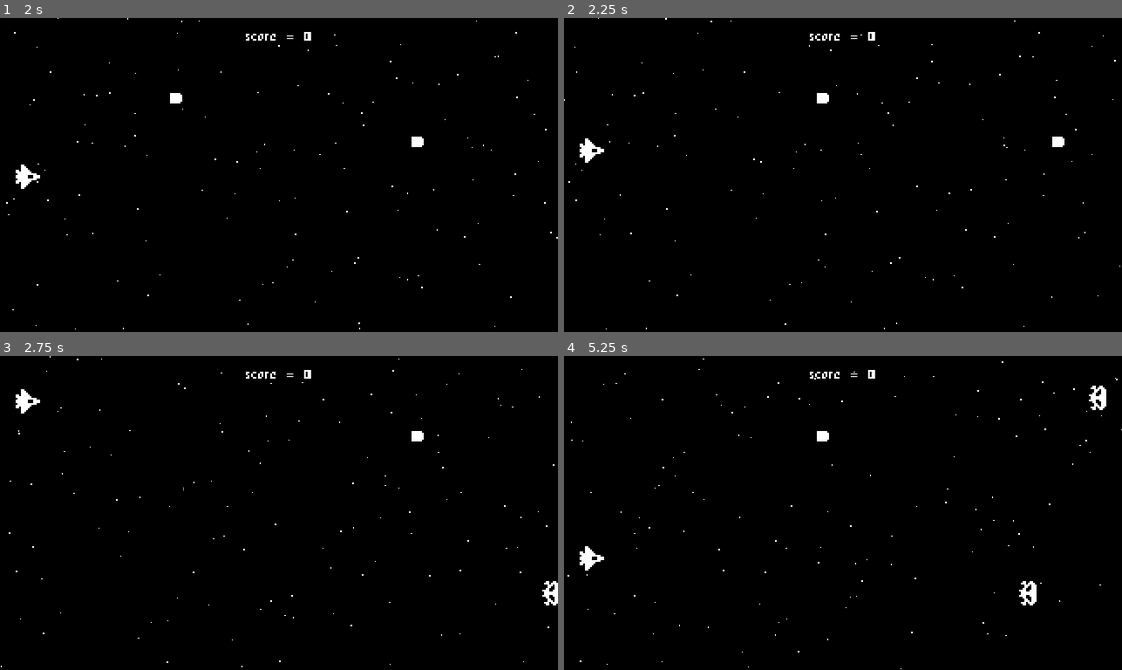
Above: before the commit, frames 1-4 (two rows, left to right).
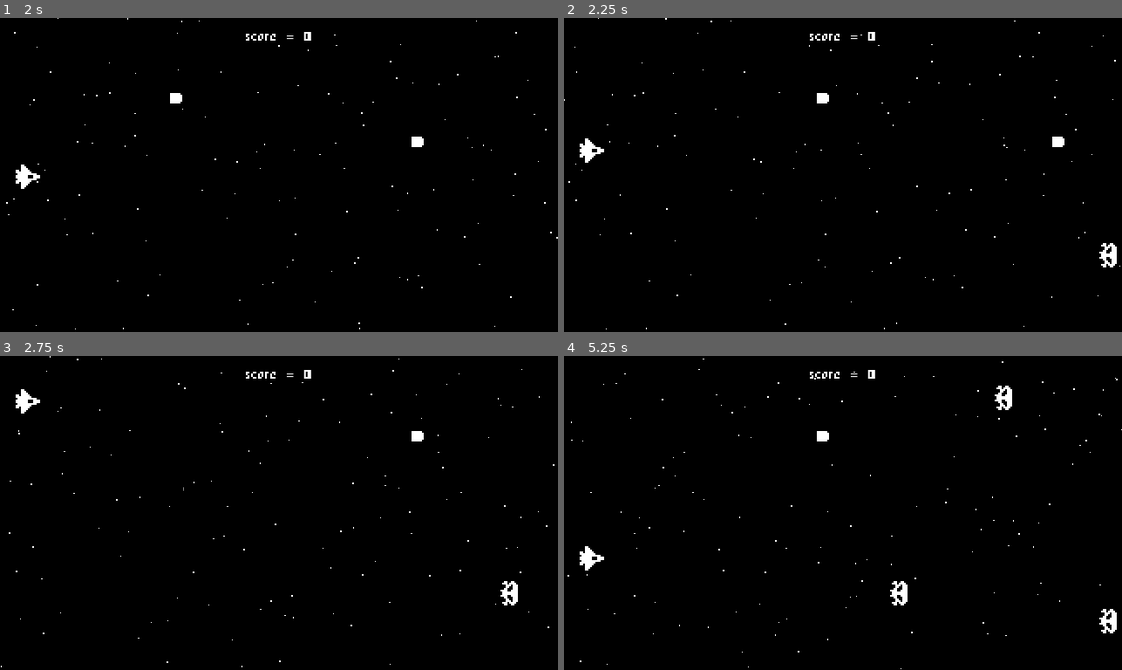
Above: after the commit, the same moments.

Repository: Panicfly/Space_Shooter
Game: Godot game, scene res://start_menu.tscn
Same seed, same stepped clock (60 frames per second), same inputs: the game is played once before the commit and once after it.
Inputs:
- Up to frame 1 (2 s): tap Space at 0.5 s; hold Up (ui_up) 0.53-1.28 s; tap Enter (ui_accept) at 0.77, 1.52 s; hold Down (ui_down) from 1.28 s (still down)
- Up to frame 2 (2.25 s): release Down (ui_down) at 2.03 s; hold Up (ui_up) from 2.03 s (still down)
- Up to frame 3 (2.75 s): keep holding Up (ui_up)
- Up to frame 4 (5.25 s): tap Enter (ui_accept) at 3.02, 3.77, 4.52 s; release Up (ui_up) at 3.53 s; hold Down (ui_down) from 3.53 s (still down)

Frame 1 is identical in both runs. In frame 2, 0.2% of the frame differs, in the area x 95-100%, y 71-80%; in frame 3, 0.3%; in frame 4, 0.8%, in the area x 17-100%, y 9-98%.

Commit message:
Add Soundtrack to menu & world scene

Diff:
--- a/enemy.tscn
+++ b/enemy.tscn
@@ -6,6 +6,8 @@
 
 [node name="Enemy" type="Area2D"]
 script = ExtResource("1_gn2h8")
+speed = 40
+armor = 4
 
 [node name="Sprite2D" type="Sprite2D" parent="."]
 texture = ExtResource("1_4a8k3")
--- a/enemy_spawner.tscn
+++ b/enemy_spawner.tscn
@@ -41,7 +41,7 @@
 position = Vector2(0, 168)
 
 [node name="Timer" type="Timer" parent="."]
-wait_time = 2.0
+wait_time = 1.5
 autostart = true
 
 [connection signal="timeout" from="Timer" to="." method="_on_timer_timeout"]
--- a/project.godot
+++ b/project.godot
@@ -12,8 +12,12 @@
 
 config/name="Space Shooter"
 run/main_scene="res://start_menu.tscn"
-config/features=PackedStringArray("4.1", "GL Compatibility")
+config/features=PackedStringArray("4.2", "GL Compatibility")
 config/icon="res://icon.svg"
+
+[autoload]
+
+Soundtrack="*res://soundtrack.tscn"
 
 [display]
 
--- /dev/null
+++ b/soundtrack.tscn
@@ -0,0 +1,8 @@
+[gd_scene load_steps=2 format=3 uid="uid://daw8o7kkv78y4"]
+
+[ext_resource type="AudioStream" uid="uid://b68pn3seimub6" path="res://music.ogg" id="1_7v10s"]
+
+[node name="Soundtrack" type="AudioStreamPlayer"]
+stream = ExtResource("1_7v10s")
+volume_db = -14.0
+autoplay = true
